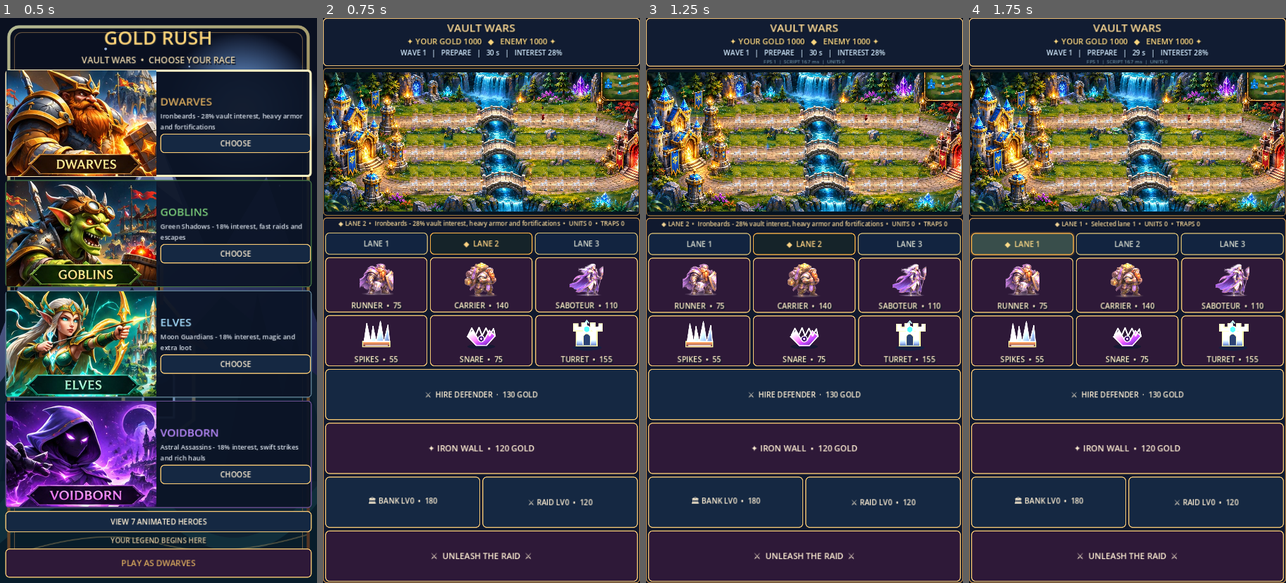
Above: before the commit, frames 1-4 (left to right).
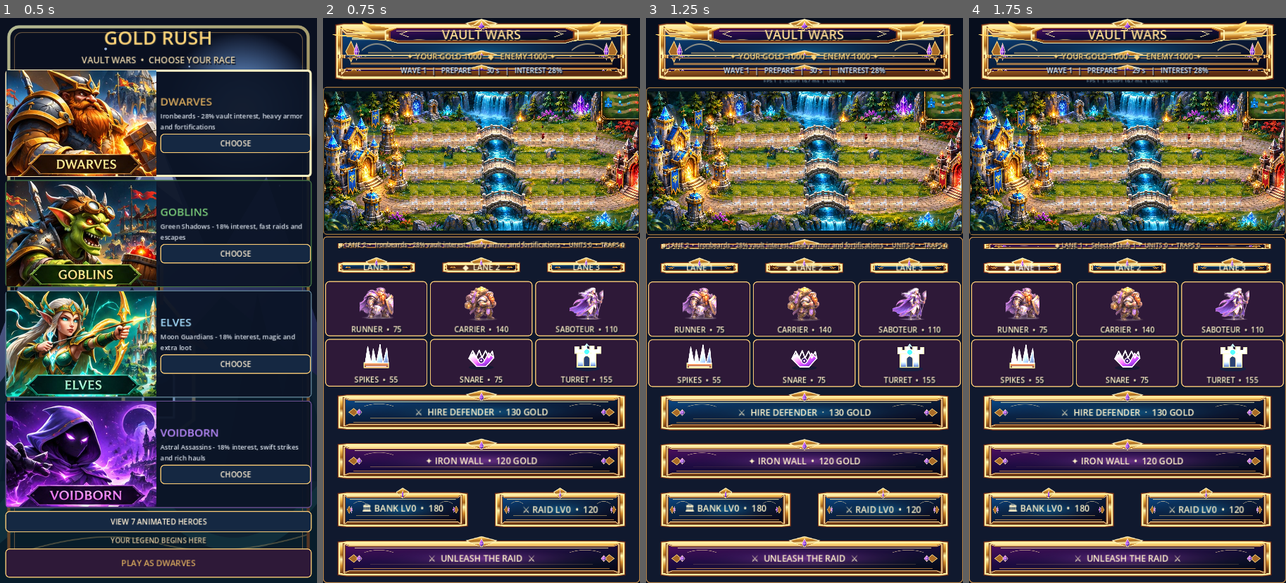
Above: after the commit, the same moments.

Repository: krzych3d/Gold-rush-mobile
Game: Godot game, scene res://main.tscn
Two runs of this game, one before a commit and one after it. Both use one fixed random seed, a clock stepped at 60 frames per second and the inputs below.
Inputs:
- Up to frame 1 (0.5 s): no input
- Up to frame 2 (0.75 s): click "PLAY AS DWARVES" at 0.5 s
- Up to frame 3 (1.25 s): no input
- Up to frame 4 (1.75 s): click "LANE 1" at 1.25 s

Frame 1 is identical in both runs. In frame 2, 70% of the frame differs, in the area x 0-100%, y 0-100%; in frame 3, 70%; in frame 4, 71%.

Commit message:
Replace Godot-flat HUD with illustrated crest, gold banners and interactive ninepatch buttons

Diff:
--- a/scripts/game.gd
+++ b/scripts/game.gd
@@ -1,6 +1,7 @@
 extends Control
 
 const AnimationGallery = preload("res://scripts/animation_gallery.gd")
+const OrnateHUD = preload("res://scripts/ornate_hud.gd")
 const MAX_WAVES := 999
 const RACE_NAMES := ["DWARVES", "GOBLINS", "ELVES", "VOIDBORN"]
 const RACE_DESCRIPTIONS := ["Ironbeards - 28% vault interest, heavy armor and fortifications", "Green Shadows - 18% interest, fast raids and escapes", "Moon Guardians - 18% interest, magic and extra loot", "Astral Assassins - 18% interest, swift strikes and rich hauls"]
@@ -69,6 +70,8 @@
 var overview_mode := true
 var expanded_map := false
 var last_icon_race := -1
+var last_ornate_lane := -1
+var ornate_ui = OrnateHUD.new()
 var gameplay_panel: VBoxContainer
 var map_toggle_button: Button
 var camera_controls_row: HBoxContainer
@@ -167,7 +170,7 @@
 	add_child(root)
 
 	var header_frame := PanelContainer.new()
-	_apply_epic_panel(header_frame, Color("111c32"), Color("edc078"), 4)
+	ornate_ui.panel(header_frame, "hud_bar", 42, 14)
 	root.add_child(header_frame)
 	var header := VBoxContainer.new()
 	header.add_theme_constant_override("separation", 0)
@@ -176,10 +179,20 @@
 	title_label = title
 	title.text = "VAULT WARS"
 	title.horizontal_alignment = HORIZONTAL_ALIGNMENT_CENTER
-	_style_label(title, 25, Color("ffdc95"))
-	header.add_child(title)
+	title.vertical_alignment = VERTICAL_ALIGNMENT_CENTER
+	_style_label(title, 29, Color("ffdc95"))
+	var title_plaque := PanelContainer.new()
+	title_plaque.name = "IllustratedTitle"
+	title_plaque.custom_minimum_size.y = 68
+	ornate_ui.panel(title_plaque, "crest", 125, 13)
+	header.add_child(title_plaque)
+	title_plaque.add_child(title)
 	var banner := HBoxContainer.new()
-	header.add_child(banner)
+	var gold_plaque := PanelContainer.new()
+	gold_plaque.name = "ResourceArtwork"
+	ornate_ui.panel(gold_plaque, "hud_bar", 45, 12)
+	header.add_child(gold_plaque)
+	gold_plaque.add_child(banner)
 	hud = Label.new()
 	hud.horizontal_alignment = HORIZONTAL_ALIGNMENT_CENTER
 	hud.size_flags_horizontal = Control.SIZE_EXPAND_FILL
@@ -188,7 +201,11 @@
 	timer_label = Label.new()
 	timer_label.horizontal_alignment = HORIZONTAL_ALIGNMENT_CENTER
 	_style_label(timer_label, 16, Color("d1eaff"))
-	header.add_child(timer_label)
+	var phase_plaque := PanelContainer.new()
+	phase_plaque.name = "PhaseArtwork"
+	ornate_ui.panel(phase_plaque, "status_bar", 47, 11)
+	header.add_child(phase_plaque)
+	phase_plaque.add_child(timer_label)
 	performance_label = Label.new()
 	performance_label.horizontal_alignment = HORIZONTAL_ALIGNMENT_CENTER
 	_style_label(performance_label, 11, Color("87b2c9"))
@@ -252,7 +269,12 @@
 	info.autowrap_mode = TextServer.AUTOWRAP_WORD_SMART
 	info.custom_minimum_size.y = 25
 	_style_label(info, 14, Color("f3d598"))
-	gameplay_panel.add_child(info)
+	var message_plaque := PanelContainer.new()
+	message_plaque.name = "MessageArtwork"
+	message_plaque.custom_minimum_size.y = 36
+	ornate_ui.panel(message_plaque, "status_bar", 40, 12)
+	gameplay_panel.add_child(message_plaque)
+	message_plaque.add_child(info)
 	race_button = Button.new()
 	race_button.visible = false
 	gameplay_panel.add_child(race_button)
@@ -269,6 +291,7 @@
 		lane_button.size_flags_horizontal = Control.SIZE_EXPAND_FILL
 		lane_button.focus_mode = Control.FOCUS_NONE
 		_style_button(lane_button, true)
+		ornate_ui.button(lane_button, "lane_blue", "lane_selected", true)
 		lane_row.add_child(lane_button)
 		controls.append(lane_button)
 		lane_button.pressed.connect(_select_lane.bind(index))
@@ -303,6 +326,7 @@
 	guard_button.size_flags_vertical = Control.SIZE_EXPAND_FILL
 	guard_button.size_flags_horizontal = Control.SIZE_EXPAND_FILL
 	_style_button(guard_button, true)
+	ornate_ui.button(guard_button, "banner_blue", "banner_gold")
 	gameplay_panel.add_child(guard_button)
 	guard_button.pressed.connect(_buy_guard)
 	ability_button = Button.new()
@@ -310,6 +334,7 @@
 	ability_button.size_flags_vertical = Control.SIZE_EXPAND_FILL
 	ability_button.size_flags_horizontal = Control.SIZE_EXPAND_FILL
 	_style_button(ability_button, false)
+	ornate_ui.button(ability_button, "banner_purple", "banner_gold")
 	gameplay_panel.add_child(ability_button)
 	ability_button.pressed.connect(_use_race_ability)
 
@@ -322,6 +347,7 @@
 	invest_button.custom_minimum_size.y = 52
 	invest_button.size_flags_vertical = Control.SIZE_EXPAND_FILL
 	_style_button(invest_button, true)
+	ornate_ui.button(invest_button, "banner_blue", "banner_gold")
 	economy_row.add_child(invest_button)
 	invest_button.pressed.connect(_upgrade_bank)
 	raid_button = Button.new()
@@ -329,6 +355,7 @@
 	raid_button.custom_minimum_size.y = 52
 	raid_button.size_flags_vertical = Control.SIZE_EXPAND_FILL
 	_style_button(raid_button, true)
+	ornate_ui.button(raid_button, "banner_blue", "banner_gold")
 	economy_row.add_child(raid_button)
 	raid_button.pressed.connect(_buy_raid_boost)
 
@@ -338,6 +365,7 @@
 	start.size_flags_vertical = Control.SIZE_EXPAND_FILL
 	start.size_flags_horizontal = Control.SIZE_EXPAND_FILL
 	_style_button(start, false)
+	ornate_ui.button(start, "banner_purple", "banner_gold")
 	gameplay_panel.add_child(start)
 	controls.append(start)
 	start.pressed.connect(_start_pressed)
@@ -932,7 +960,13 @@
 	controls[9].text = "↻  PLAY AGAIN" if phase == "END" else "⚔  UNLEASH THE RAID  ⚔" if phase == "PREP" else "⚔  BATTLE IN PROGRESS  ⚔"
 	for i in 3:
 		controls[i].text = ("◆  " if i == lane else "") + "LANE %d" % (i + 1)
-		controls[i].modulate = Color("ffe09d") if i == lane else Color("d8e9f8")
+		controls[i].modulate = Color.WHITE
+	if last_ornate_lane != lane:
+		last_ornate_lane = lane
+		for lane_index in 3:
+			ornate_ui.button(controls[lane_index],
+				"lane_selected" if lane_index == lane else "lane_blue",
+				"lane_selected", true)
 	arena.queue_redraw()
 
 func _point(path: int, progress: float, side: int) -> Vector2:
